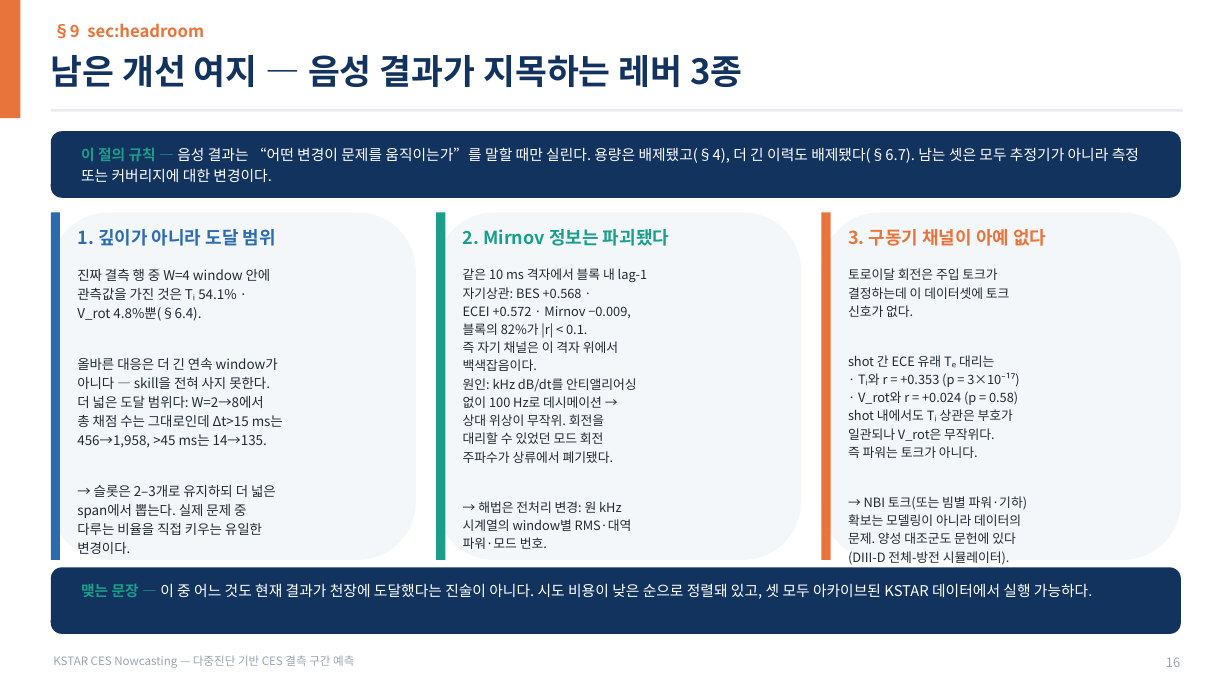
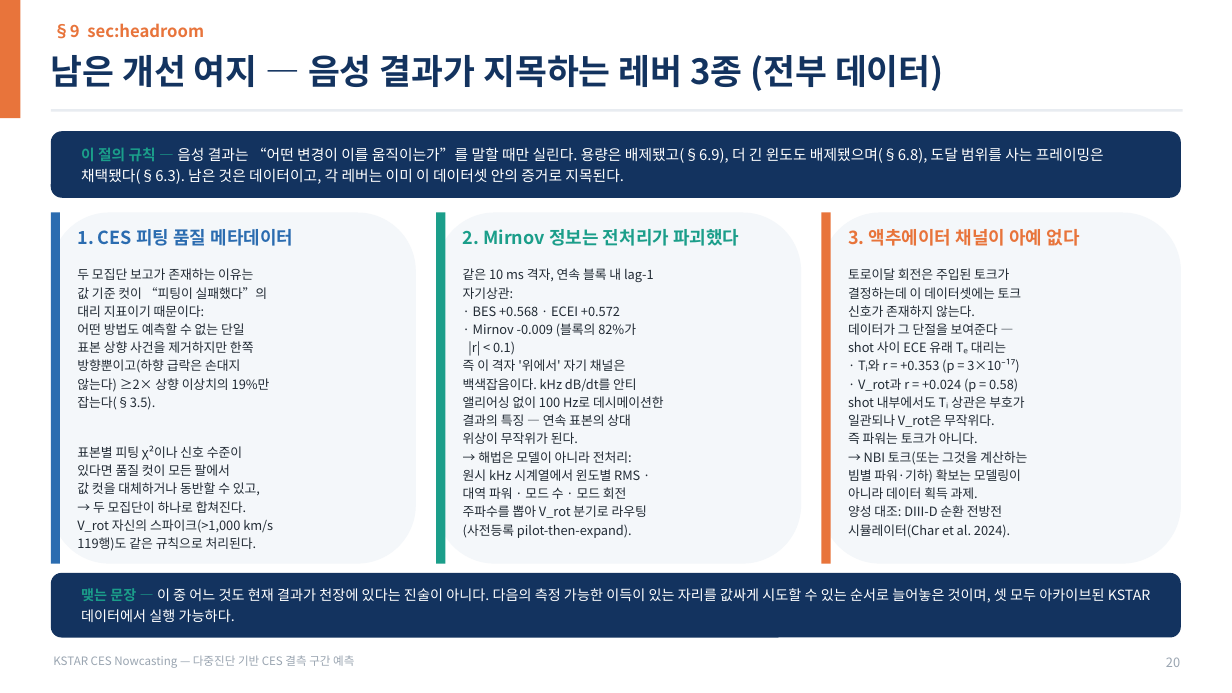
Before and after one commit to iseungsang01/ml-intern-revision, a slide deck: slide 21 of docs/presentation/KSTAR_CES_연구흐름.pptx (slide 17 before the commit). Drawn at 1232x693 pixels with LibreOffice and Linux fonts; fonts in the diff are those of the drawing. Boxes give left, top, right and bottom in pixels: in the first picture for what was removed or moved away, otherwise in the second. Text is boxed around its words. In the diff, an @@ line names an element or a change of style, - is before the commit and + after.

Commit message:
Rebuild all four presentation decks on the confirmed protocol (§8ab): seq_v2 main model, W=2 window control, two co-primary populations, B.1 gate, campaign-split survival, ladder+scaling, new defense Q&A; FIT/preview warnings 0; README updated

```diff
--- a/docs/presentation/KSTAR_CES_연구흐름.pptx
+++ b/docs/presentation/KSTAR_CES_연구흐름.pptx
@@ text at (x1=51, y1=55, x2=944, y2=91): text changed @@
-남은 개선 여지 — 음성 결과가 지목하는 레버 3종
+남은 개선 여지 — 음성 결과가 지목하는 레버 3종 (전부 데이터)
@@ text at (x1=81, y1=147, x2=1104, y2=184): text changed @@
-이 절의 규칙 — 음성 결과는 “어떤 변경이 문제를 움직이는가”를 말할 때만 실린다. 용량은 배제됐고(§4), 더 긴 이력도 배제됐다(§6.7). 남는 셋은 모두 추정기가 아니라 측정 또는 커버리지에 대한 변경이다.
+이 절의 규칙 — 음성 결과는 “어떤 변경이 이를 움직이는가”를 말할 때만 실린다. 용량은 배제됐고(§6.9), 더 긴 윈도도 배제됐으며(§6.8), 도달 범위를 사는 프레이밍은 채택됐다(§6.3). 남은 것은 데이터이고, 각 레버는 이미 이 데이터셋 안의 증거로 지목된다.
@@ rounded rectangle resized from (x1=51, y1=213, x2=416, y2=560) to (x1=51, y1=213, x2=416, y2=564) @@
@@ rectangle resized from (x1=51, y1=213, x2=60, y2=560) to (x1=51, y1=213, x2=60, y2=564) @@
@@ text at (x1=77, y1=229, x2=294, y2=246): text changed @@
-1. 깊이가 아니라 도달 범위
+1. CES 피팅 품질 메타데이터
@@ rounded rectangle resized from (x1=436, y1=213, x2=801, y2=560) to (x1=436, y1=213, x2=801, y2=564) @@
@@ rectangle resized from (x1=436, y1=213, x2=445, y2=560) to (x1=436, y1=213, x2=445, y2=564) @@
@@ text at (x1=463, y1=229, x2=739, y2=246): text changed @@
-2. Mirnov 정보는 파괴됐다
+2. Mirnov 정보는 전처리가 파괴했다
@@ rounded rectangle resized from (x1=822, y1=213, x2=1181, y2=560) to (x1=822, y1=213, x2=1181, y2=564) @@
@@ rectangle resized from (x1=822, y1=213, x2=831, y2=560) to (x1=822, y1=213, x2=831, y2=564) @@
@@ text at (x1=848, y1=229, x2=1079, y2=246): text changed @@
-3. 구동기 채널이 아예 없다
+3. 액추에이터 채널이 아예 없다
@@ text at (x1=77, y1=268, x2=273, y2=551): text changed; size 10.5 to 10 pt @@
-진짜 결측 행 중 W=4 window 안에
-관측값을 가진 것은 Tᵢ 54.1% ·
-V_rot 4.8%뿐(§6.4).
-올바른 대응은 더 긴 연속 window가
-아니다 — skill을 전혀 사지 못한다.
-더 넓은 도달 범위다: W=2→8에서
-총 채점 수는 그대로인데 Δt>15 ms는
-456→1,958, >45 ms는 14→135.
-→ 슬롯은 2–3개로 유지하되 더 넓은
-span에서 뽑는다. 실제 문제 중
-다루는 비율을 직접 키우는 유일한
-변경이다.
+두 모집단 보고가 존재하는 이유는
+값 기준 컷이 “피팅이 실패했다”의
+대리 지표이기 때문이다:
+어떤 방법도 예측할 수 없는 단일
+표본 상향 사건을 제거하지만 한쪽
+방향뿐이고(하향 급락은 손대지
+않는다) ≥2× 상향 이상치의 19%만
+잡는다(§3.5).
+표본별 피팅 χ²이나 신호 수준이
+있다면 품질 컷이 모든 팔에서
+값 컷을 대체하거나 동반할 수 있고,
+→ 두 모집단이 하나로 합쳐진다.
+V_rot 자신의 스파이크(>1,000 km/s
+119행)도 같은 규칙으로 처리된다.
@@ text at (x1=463, y1=268, x2=664, y2=538): text changed @@
-같은 10 ms 격자에서 블록 내 lag-1
-자기상관: BES +0.568 ·
-ECEI +0.572 · Mirnov −0.009,
-블록의 82%가 |r| < 0.1.
-즉 자기 채널은 이 격자 위에서
-백색잡음이다.
-원인: kHz dB/dt를 안티앨리어싱
-없이 100 Hz로 데시메이션 →
-상대 위상이 무작위. 회전을
-대리할 수 있었던 모드 회전
-주파수가 상류에서 폐기됐다.
-→ 해법은 전처리 변경: 원 kHz
-시계열의 window별 RMS·대역
-파워·모드 번호.
+같은 10 ms 격자, 연속 블록 내 lag-1
+자기상관:
+· BES +0.568 · ECEI +0.572
+· Mirnov -0.009 (블록의 82%가
+|r| < 0.1)
+즉 이 격자 '위에서' 자기 채널은
+백색잡음이다. kHz dB/dt를 안티
+앨리어싱 없이 100 Hz로 데시메이션한
+결과의 특징 — 연속 표본의 상대
+위상이 무작위가 된다.
+→ 해법은 모델이 아니라 전처리:
+원시 kHz 시계열에서 윈도별 RMS ·
+대역 파워 · 모드 수 · 모드 회전
+주파수를 뽑아 V_rot 분기로 라우팅
+(사전등록 pilot-then-expand).
@@ text at (x1=848, y1=268, x2=1022, y2=353): text changed @@
-토로이달 회전은 주입 토크가
-결정하는데 이 데이터셋에 토크
-신호가 없다.
-shot 간 ECE 유래 Tₑ 대리는
+토로이달 회전은 주입된 토크가
+결정하는데 이 데이터셋에는 토크
+신호가 존재하지 않는다.
+데이터가 그 단절을 보여준다 —
+shot 사이 ECE 유래 Tₑ 대리는
@@ text at (x1=848, y1=378, x2=1024, y2=408): text changed @@
-· V_rot와 r = +0.024 (p = 0.58)
-shot 내에서도 Tᵢ 상관은 부호가
+· V_rot과 r = +0.024 (p = 0.58)
+shot 내부에서도 Tᵢ 상관은 부호가
@@ text at (x1=848, y1=451, x2=1027, y2=538): text changed @@
-→ NBI 토크(또는 빔별 파워·기하)
-확보는 모델링이 아니라 데이터의
-문제. 양성 대조군도 문헌에 있다
-(DIII-D 전체-방전 시뮬레이터).
+→ NBI 토크(또는 그것을 계산하는
+빔별 파워·기하) 확보는 모델링이
+아니라 데이터 획득 과제.
+양성 대조: DIII-D 순환 전방전
+시뮬레이터(Char et al. 2024).
@@ rounded rectangle moved from (x1=51, y1=567, x2=1181, y2=634) to (x1=51, y1=573, x2=1181, y2=638) @@
@@ text at (x1=81, y1=588, x2=1151, y2=622): text changed; size 11.5 to 11 pt @@
-맺는 문장 — 이 중 어느 것도 현재 결과가 천장에 도달했다는 진술이 아니다. 시도 비용이 낮은 순으로 정렬돼 있고, 셋 모두 아카이브된 KSTAR 데이터에서 실행 가능하다.
+맺는 문장 — 이 중 어느 것도 현재 결과가 천장에 있다는 진술이 아니다. 다음의 측정 가능한 이득이 있는 자리를 값싸게 시도할 수 있는 순서로 늘어놓은 것이며, 셋 모두 아카이브된 KSTAR 데이터에서 실행 가능하다.
@@ text at (x1=1166, y1=657, x2=1180, y2=667): text changed @@
-16
+20
```
Also in this commit, not shown: 10 other slides changed, 11 slides added, 7 slides removed, 9 other files.
